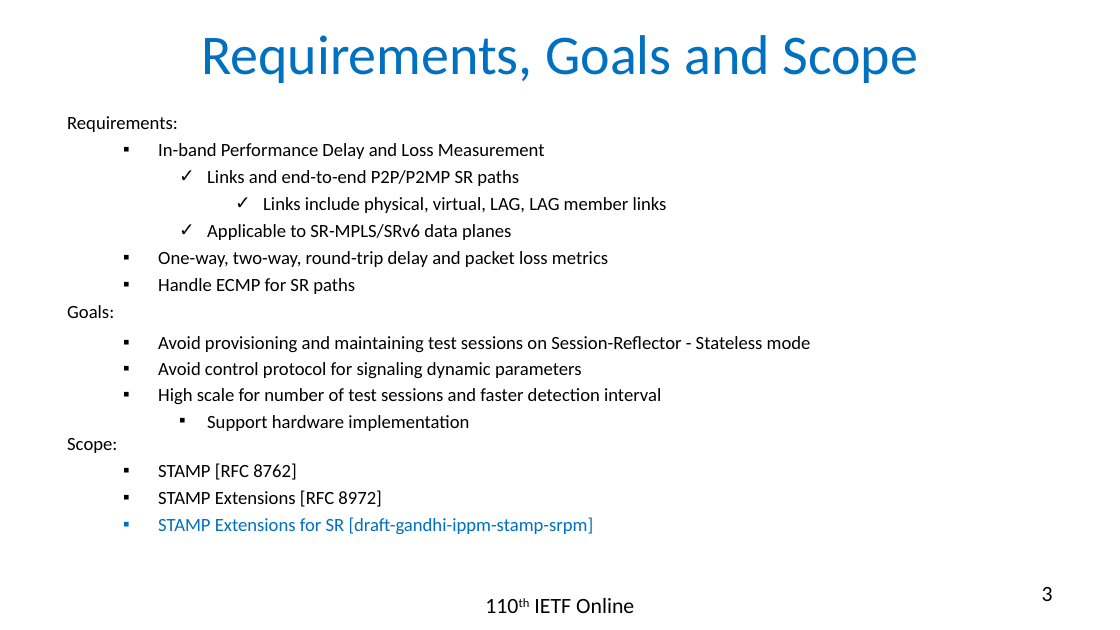
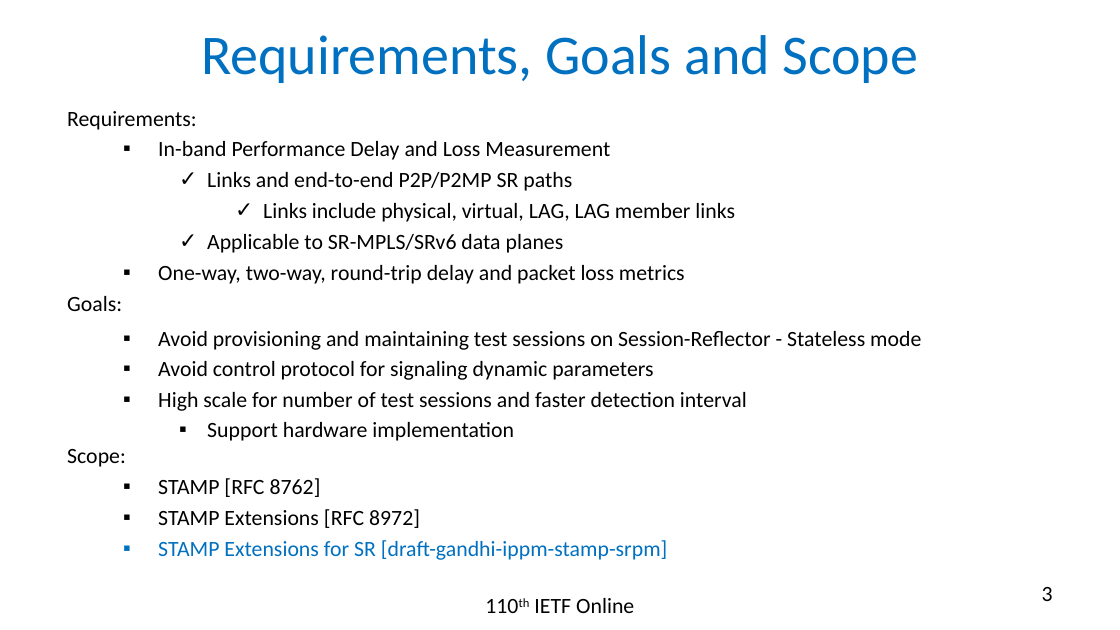
Before and after one commit to rakgandhi/ietf-slides, a slide deck: slide 3 of draft-gandhi-spring-stamp-srpm-05.pptx. Drawn at 1120x630 pixels with LibreOffice and Linux fonts; fonts in the diff are those of the drawing. Boxes give left, top, right and bottom in pixels: in the first picture for what was removed or moved away, otherwise in the second. Text is boxed around its words. In the diff, an @@ line names an element or a change of style, - is before the commit and + after.

```diff
--- a/draft-gandhi-spring-stamp-srpm-05.pptx
+++ b/draft-gandhi-spring-stamp-srpm-05.pptx
@@ text "Requirements:" at [67,111,921,560]: size 12 to 14 pt @@
@@ text at [158,278,355,294]: paragraph removed @@
-  ▪ Handle ECMP for SR paths
```
Also in this commit, not shown: 2 other slides changed, 5 other files.
